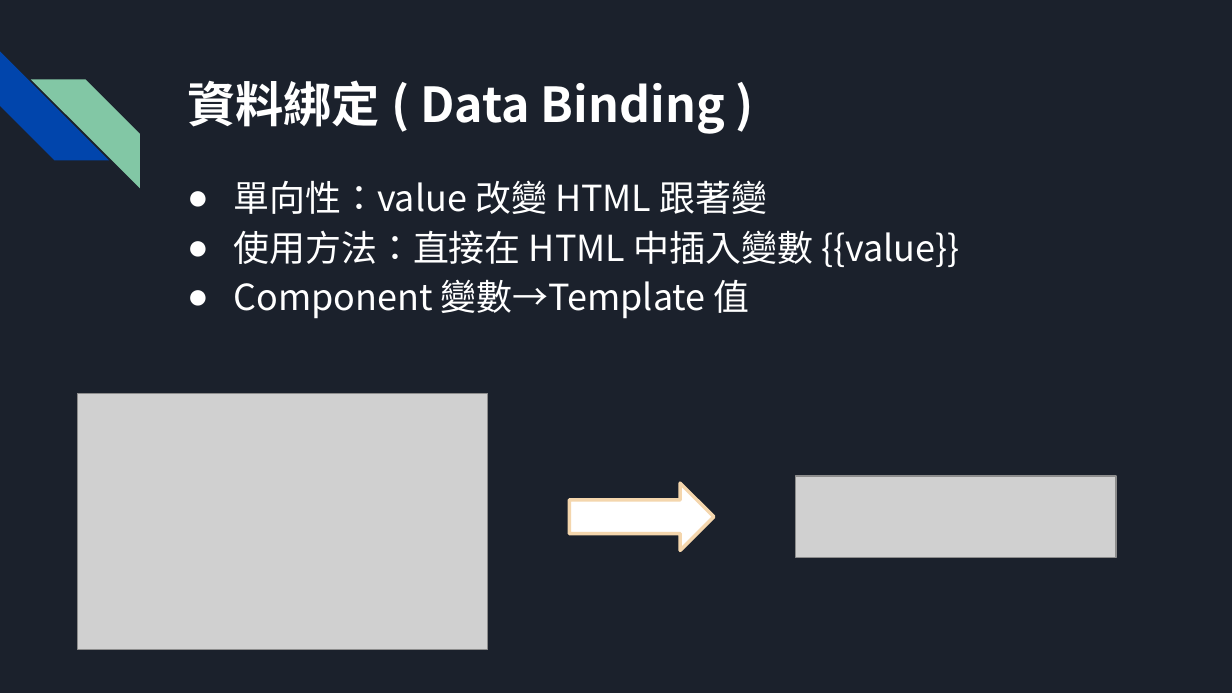
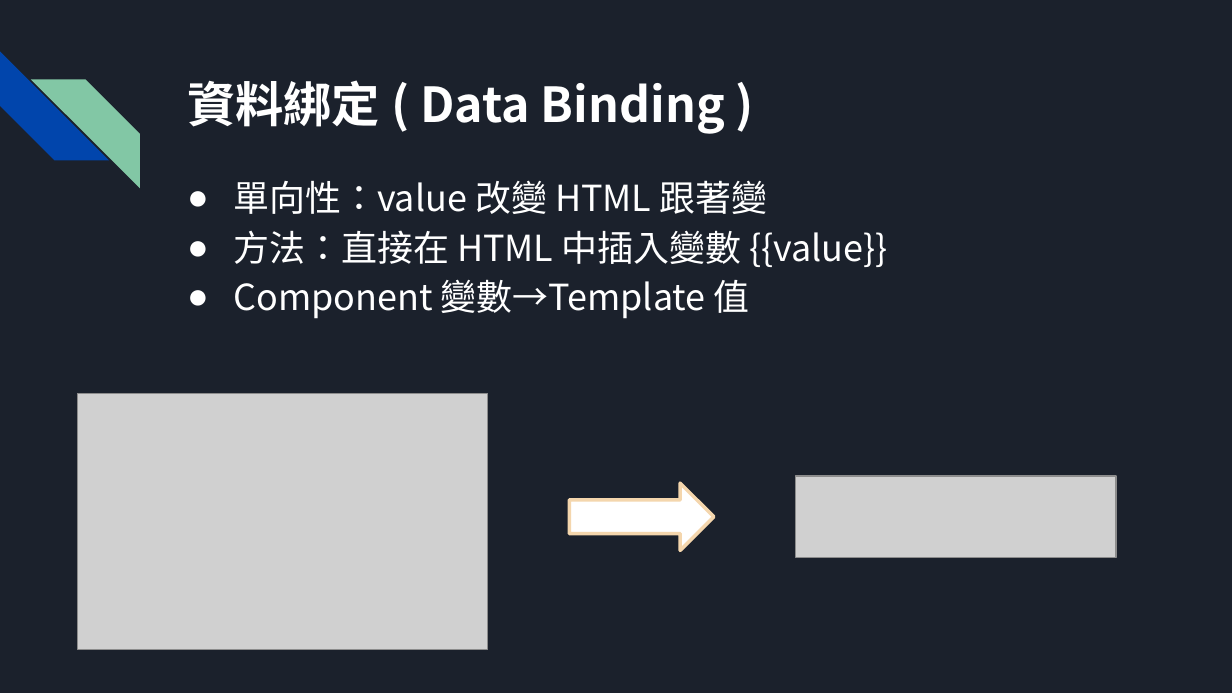
Before and after one commit to Hakusai0821/angular, a slide deck: slide 6 of demo/9_21報告.pptx. Drawn at 1232x693 pixels with LibreOffice and Linux fonts; fonts in the diff are those of the drawing; grey boxes stand for pictures. Boxes give left, top, right and bottom in pixels: in the first picture for what was removed or moved away, otherwise in the second. Text is boxed around its words. In the diff, an @@ line names an element or a change of style, - is before the commit and + after.

```diff
--- a/demo/9_21報告.pptx
+++ b/demo/9_21報告.pptx
@@ text at <box>233,230,888,267</box>: text changed @@
-● 使用方法：直接在 HTML 中插入變數 {{value}}
+● 方法：直接在 HTML 中插入變數 {{value}}
```
Also in this commit, not shown: 4 other slides changed, 3 slides added, 1 slide removed, 40 other files.
